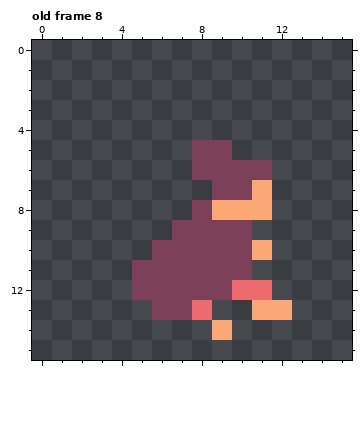
Pixel-art file, stored at Aseprite/Samurai.aseprite. That is the earlier state.
16x16 pixels, 10 frames. Shown: old frame 8. The commit also changed other frames, which this record leaves out.
The same view after the edit:
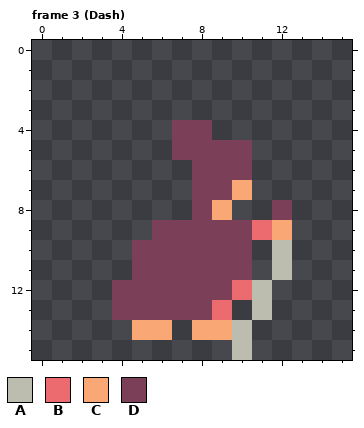
Palette (. is transparent): A #bdbdaf  B #eb6b6f  C #f9a875  D #7c3f58
A new or re-ordered frame is compared with the old frame closest to it.
Changes in this commit:
layer "Layer 3" added
layer "Layer 1" removed
frames re-ordered
--- frame 3 (Dash) against old frame 8
@@ x 0..15 @@
  3 ................
- 4 ................
- 5 ........DD......
- 6 ........DDDD....
- 7 .........DDC....
- 8 ........DCCC....
- 9 .......DDDD.....
-10 ......DDDDDC....
-11 .....DDDDDD.....
-12 .....DDDDDBB....
-13 ......DDB..CC...
-14 .........C......
-15 ................
+ 4 .......DD.......
+ 5 .......DDDD.....
+ 6 ........DDD.....
+ 7 ........DDC.....
+ 8 ........DC..D...
+ 9 ......DDDDDBC...
+10 .....DDDDDD.A...
+11 .....DDDDDD.A...
+12 ....DDDDDDBA....
+13 ....DDDDDB.A....
+14 .....CC.CCA.....
+15 ..........A.....
Changed places in both pictures, as pixel boxes (x1, y1, x2, y2):
changed: (112, 120, 292, 360)
